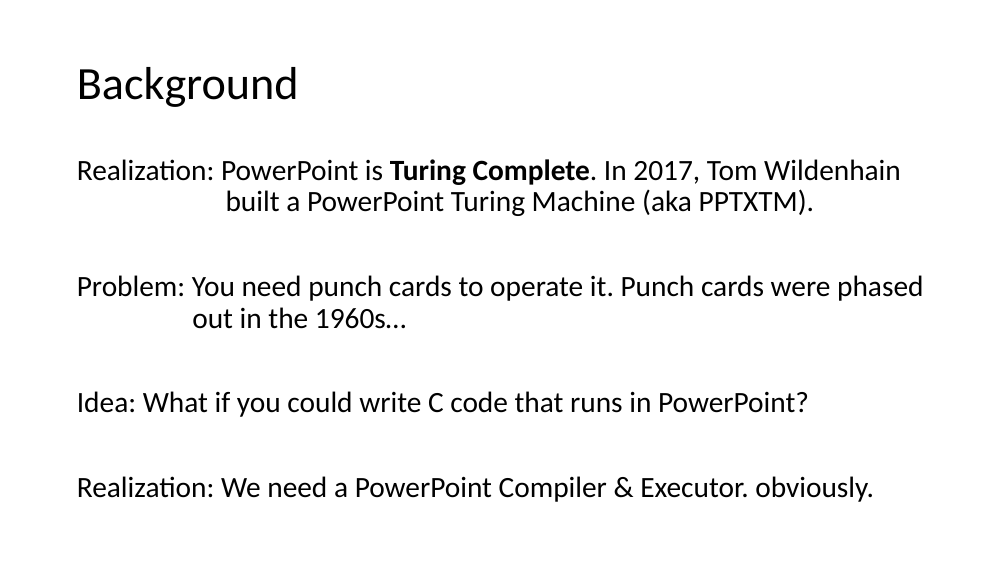
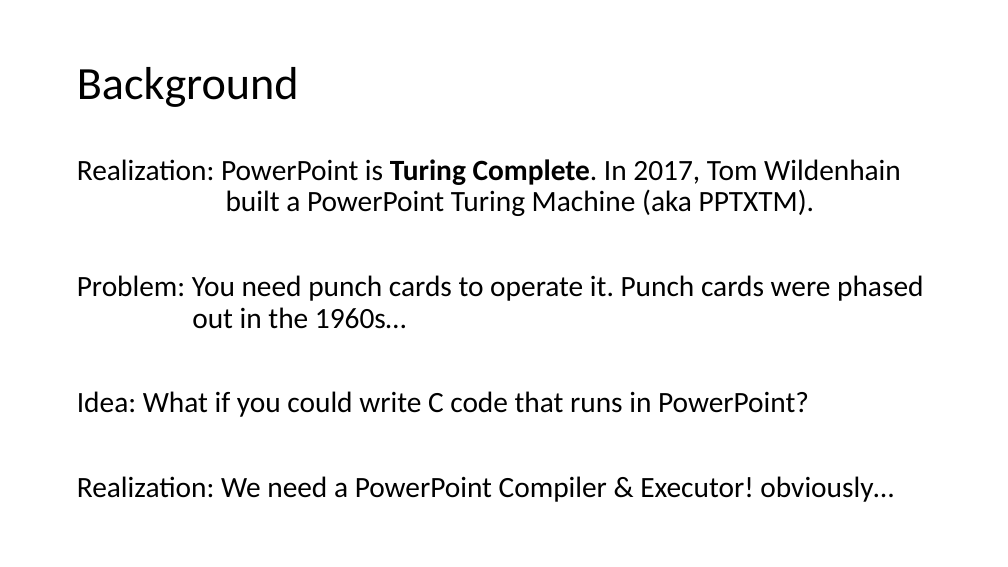
Before and after one commit to cdchoy/ppcc, a slide deck: slide 2 of presentation.pptx. Drawn at 1008x567 pixels with LibreOffice and Linux fonts; fonts in the diff are those of the drawing. Boxes give left, top, right and bottom in pixels: in the first picture for what was removed or moved away, otherwise in the second. Text is boxed around its words. In the diff, an @@ line names an element or a change of style, - is before the commit and + after.

```diff
--- a/presentation.pptx
+++ b/presentation.pptx
@@ text at (77, 476, 893, 502): text changed @@
-Realization: We need a PowerPoint Compiler & Executor. obviously.
+Realization: We need a PowerPoint Compiler & Executor! obviously…
```
Also in this commit, not shown: 4 other slides changed, 4 slides added, 1 slide removed.
